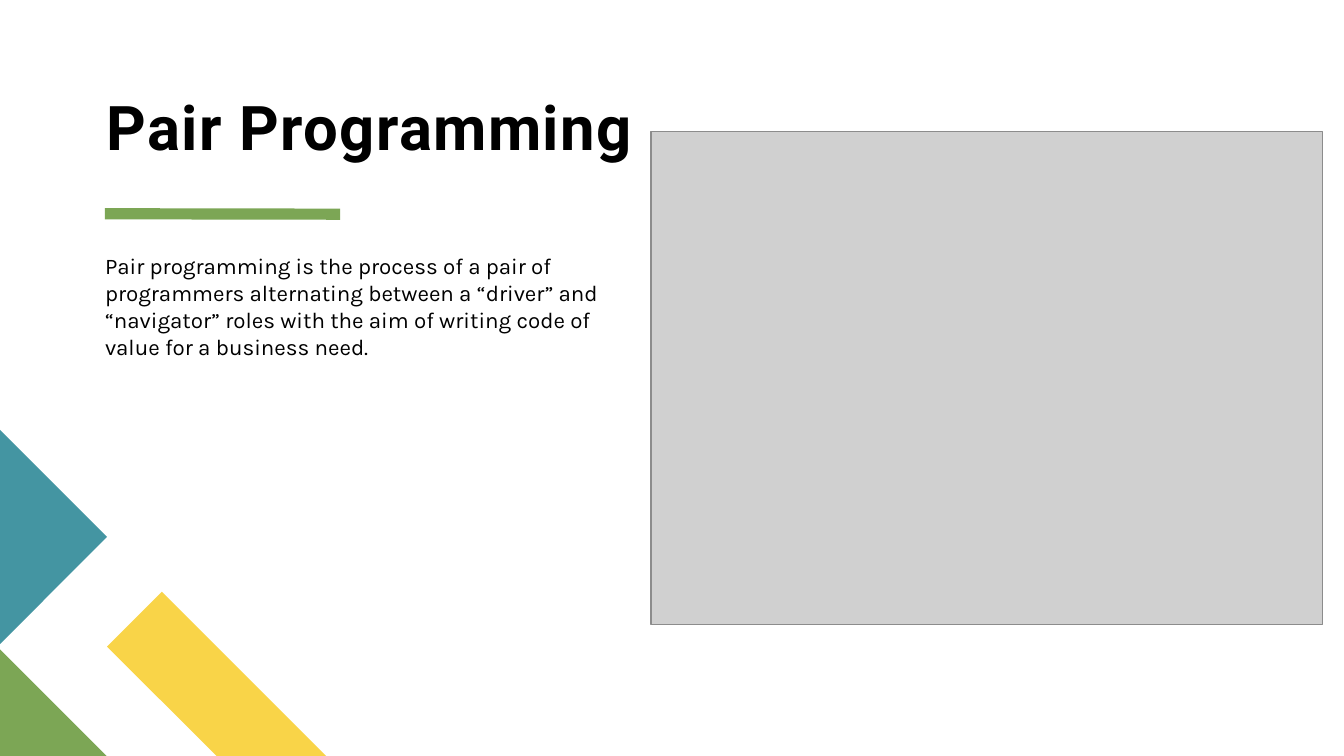
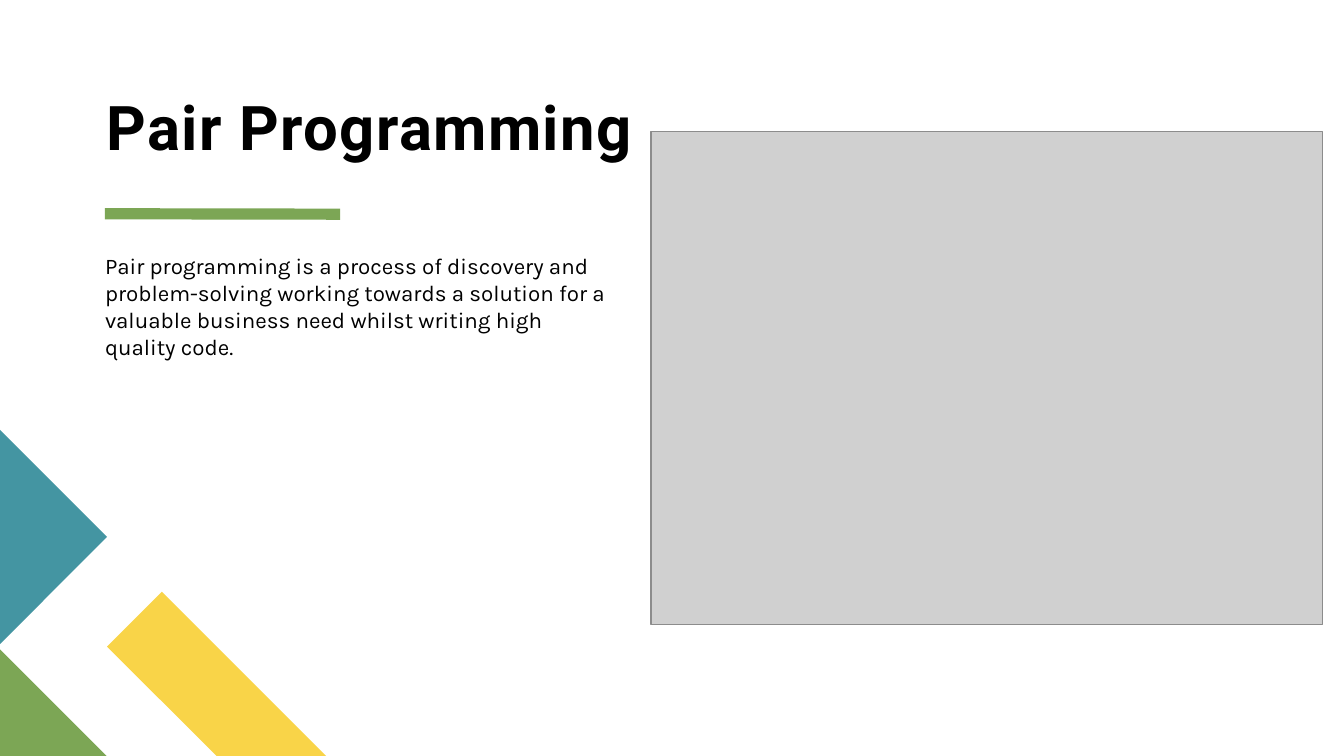
Before and after one commit to Steelstone3/Community-Of-Practice, a slide deck: slide 3 of presentations/Pair Programming.pptx. Drawn at 1344x756 pixels with LibreOffice and Linux fonts; fonts in the diff are those of the drawing; grey boxes stand for pictures. Boxes give left, top, right and bottom in pixels: in the first picture for what was removed or moved away, otherwise in the second. Text is boxed around its words. In the diff, an @@ line names an element or a change of style, - is before the commit and + after.

```diff
--- a/presentations/Pair Programming.pptx
+++ b/presentations/Pair Programming.pptx
@@ text at (x1=105, y1=258, x2=604, y2=361): text changed @@
-Pair programming is the process of a pair of programmers alternating between a “driver” and “navigator” roles with the aim of writing code of value for a business need.
+Pair programming is a process of discovery and problem-solving working towards a solution for a valuable business need whilst writing high quality code.
```
Also in this commit, not shown: 3 other slides changed, 1 slide added.
